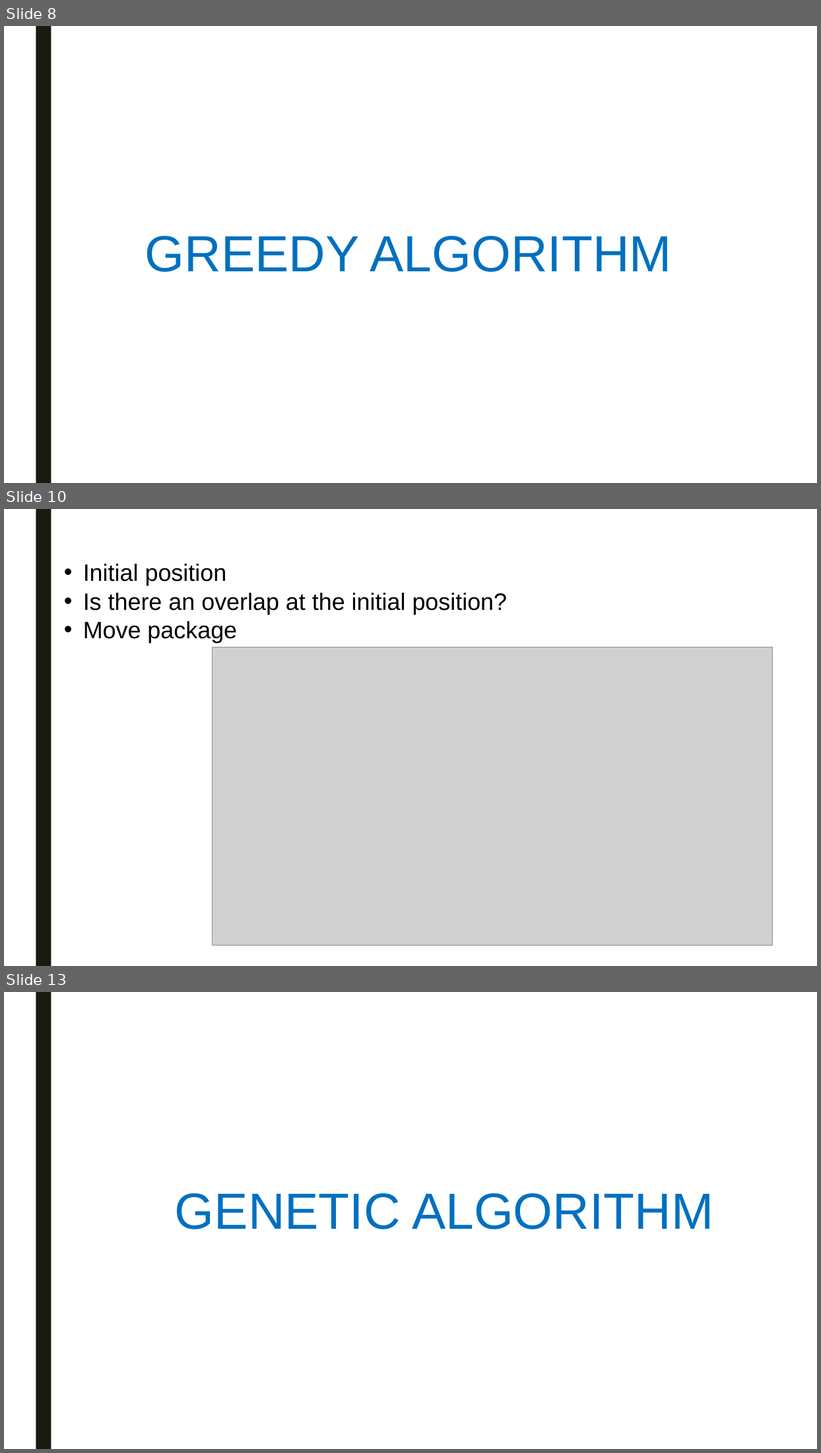
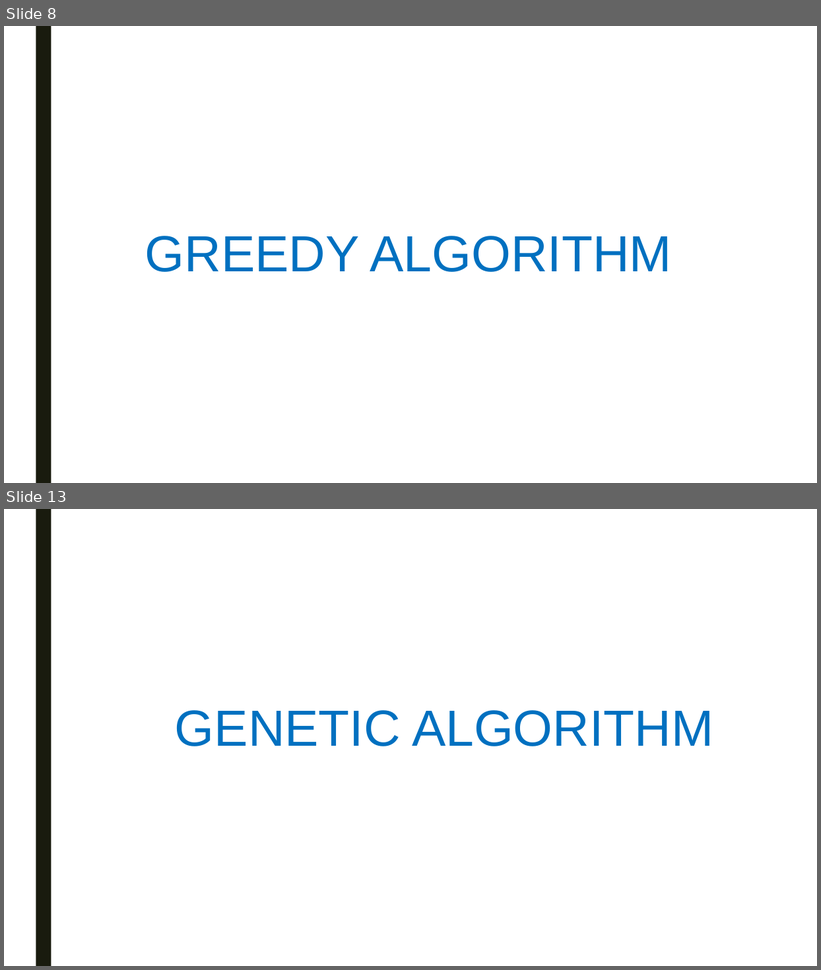
Before and after one commit to swengeler/PP3, a slide deck: Report, presentation and related stuff/Knapsack_problem.pptx. Shown one above the other, each under a label of ours: slides 8, 10 and 13 before the commit, slides 8 and 13 after it; the slides between them are not shown. The pictures are 821x1453 and 821x970 pixels, drawn with LibreOffice and Linux fonts; fonts in the diff are those of the drawing; grey boxes stand for pictures. Boxes give left, top, right and bottom in pixels: in the first picture for what was removed or moved away, otherwise in the second. Text is boxed around its words. In the diff, an @@ line names an element or a change of style, - is before the commit and + after.

```diff
--- a/Report, presentation and related stuff/Knapsack_problem.pptx
+++ b/Report, presentation and related stuff/Knapsack_problem.pptx
@@ slide 10 removed at (4,509,817,966), background #FFFFFF; not listed: 1 template element that a slide beside it also shows @@
@@ text removed at (83,564,508,643) @@
-• Initial position
-• Is there an overlap at the initial position?
-• Move package
@@ picture removed at (212,648,773,946) @@
```
Also in this commit, not shown: 13 slides changed, 13 slides added, 7 other slides removed.
